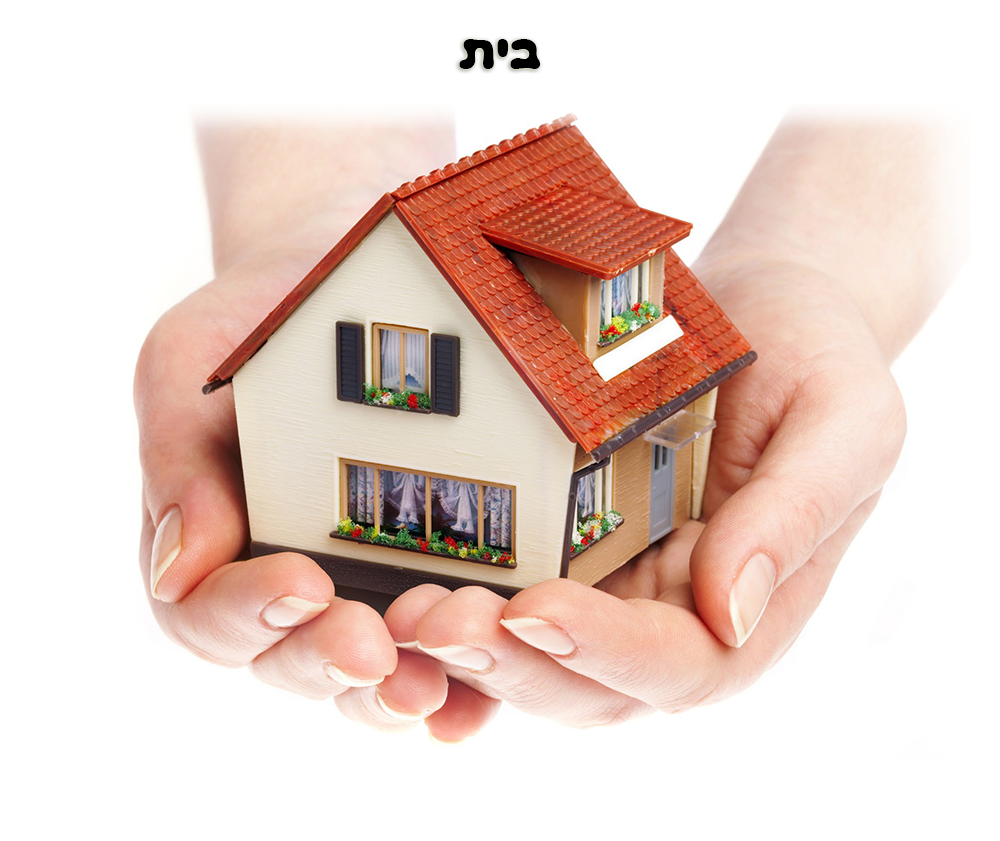
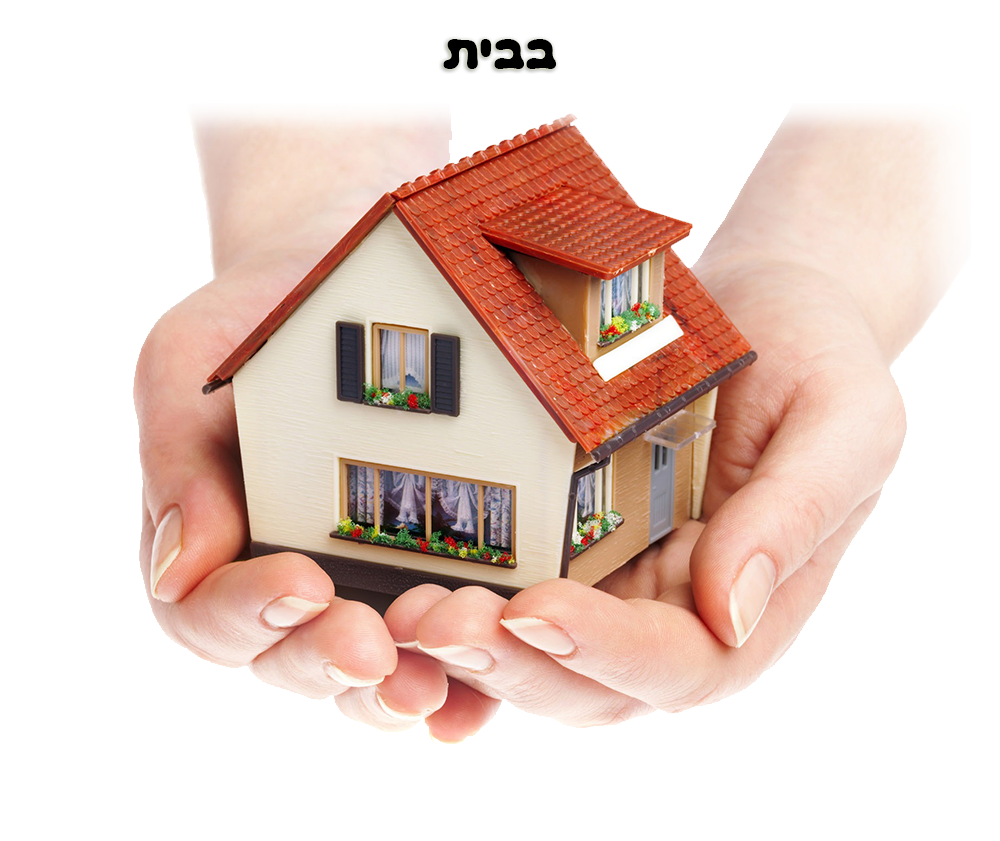
Two versions of the same layered image (1000px x 841px). Layer-by-layer changes:
renamed "תיב" to "תיבב", painted on it over [443, 39, 557, 69]
painted on "home-images-3" over [127, 104, 961, 749]
